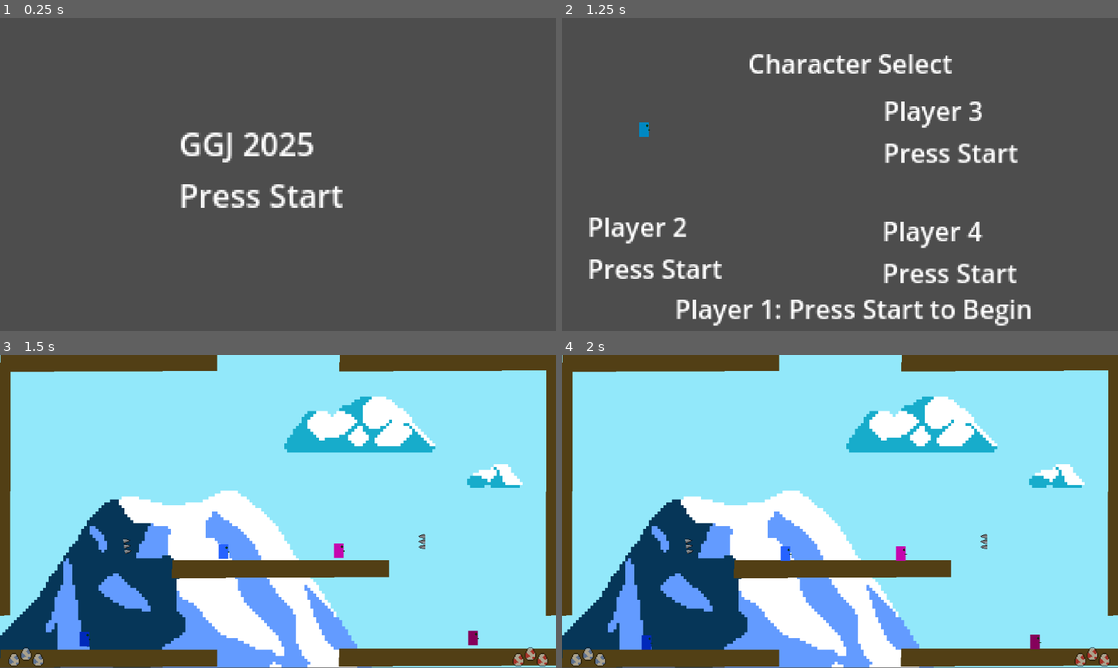
Above: before the commit, frames 1-4 (two rows, left to right).
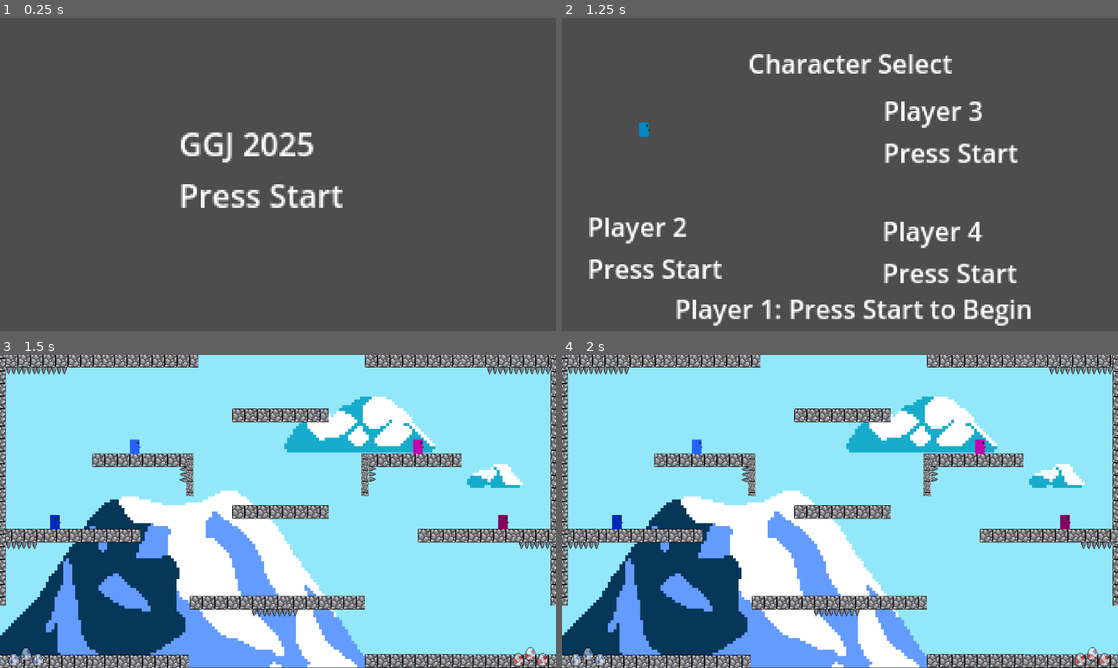
Above: after the commit, the same moments.

Repository: GomaGames/ggj-2025
Game: Godot game, scene res://Scenes/title.tscn
Same seed, same stepped clock (60 frames per second), same inputs: the game is played once before the commit and once after it.
Inputs:
- Up to frame 1 (0.25 s): no input
- Up to frame 2 (1.25 s): tap Enter (any_start) at 0.5, 0.6 s
- Up to frame 3 (1.5 s): tap Enter (any_start) at 1.25, 1.35 s
- Up to frame 4 (2 s): no input

Frames 1-2 are identical in both runs. In frame 3, 22% of the frame differs, in the area x 0-100%, y 0-100%; in frame 4, 22%.

Commit message:
Map 1
Built first version of map 1

Diff:
--- a/Maps/Map1.tscn
+++ b/Maps/Map1.tscn
@@ -6,14 +6,14 @@
 [ext_resource type="Texture2D" uid="uid://d1jopgd02ycop" path="res://Assets/Sprites/Map1.png" id="2_484jh"]
 [ext_resource type="PackedScene" uid="uid://bmmxsm1aa18a6" path="res://Sprites/UILifeSupply.tscn" id="3_gjw1o"]
 [ext_resource type="Texture2D" uid="uid://dt64653jx61h" path="res://Assets/Sprites/life_counter_b.png" id="4_0jpcu"]
-[ext_resource type="PackedScene" path="res://Sprites/UITeam1Victory.tscn" id="4_drhtd"]
+[ext_resource type="PackedScene" uid="uid://bbii5ncuy7hi3" path="res://Sprites/UITeam1Victory.tscn" id="4_drhtd"]
 [ext_resource type="Texture2D" uid="uid://ncqkehclmr1e" path="res://Assets/Sprites/life_counter_r.png" id="5_hxww0"]
-[ext_resource type="PackedScene" path="res://Sprites/UITeam2Victory.tscn" id="5_p4m3y"]
-
-[sub_resource type="PhysicsMaterial" id="PhysicsMaterial_yguc5"]
-
-[sub_resource type="RectangleShape2D" id="RectangleShape2D_w8gma"]
-size = Vector2(448, 33)
+[ext_resource type="PackedScene" uid="uid://djy0ouigy4p4e" path="res://Sprites/UITeam2Victory.tscn" id="5_p4m3y"]
+[ext_resource type="Texture2D" uid="uid://b8hiwgdb4hpii" path="res://Assets/Sprites/rock.png" id="9_tcwpg"]
+
+[sub_resource type="RectangleShape2D" id="RectangleShape2D_gsn2s"]
+resource_local_to_scene = true
+size = Vector2(18.7935, 19.3493)
 
 [node name="Map1" type="Node2D"]
 script = ExtResource("1_x7tma")
@@ -85,7 +85,7 @@
 [node name="Players" type="Node" parent="."]
 
 [node name="Player 1" parent="Players" node_paths=PackedStringArray("bubbles_container", "map_oneshot_anims_container", "player_spawn_points_container") instance=ExtResource("1_eil7l")]
-position = Vector2(463, 418)
+position = Vector2(279, 204)
 player_num = 1
 team_id = 1
 color = Color(0.150753, 0.385059, 1, 1)
@@ -94,7 +94,7 @@
 player_spawn_points_container = NodePath("../../PlayerSpawnPoints")
 
 [node name="Player 2" parent="Players" node_paths=PackedStringArray("bubbles_container", "map_oneshot_anims_container", "player_spawn_points_container") instance=ExtResource("1_eil7l")]
-position = Vector2(175, 599)
+position = Vector2(114, 360)
 player_num = 2
 team_id = 1
 color = Color(0.00360018, 0.163797, 0.733516, 1)
@@ -103,7 +103,7 @@
 player_spawn_points_container = NodePath("../../PlayerSpawnPoints")
 
 [node name="Player 3" parent="Players" node_paths=PackedStringArray("bubbles_container", "map_oneshot_anims_container", "player_spawn_points_container") instance=ExtResource("1_eil7l")]
-position = Vector2(702, 416)
+position = Vector2(866, 204)
 player_num = 3
 team_id = 2
 color = Color(0.774574, 0.0233723, 0.683236, 1)
@@ -112,7 +112,7 @@
 player_spawn_points_container = NodePath("../../PlayerSpawnPoints")
 
 [node name="Player 4" parent="Players" node_paths=PackedStringArray("bubbles_container", "map_oneshot_anims_container", "player_spawn_points_container") instance=ExtResource("1_eil7l")]
-position = Vector2(980, 597)
+position = Vector2(1042, 360)
 player_num = 4
 team_id = 2
 color = Color(0.524547, 0.00544727, 0.358245, 1)
@@ -124,91 +124,524 @@
 
 [node name="Platforms" type="Node2D" parent="." groups=["Platforms"]]
 
-[node name="StaticBody2D" type="StaticBody2D" parent="Platforms"]
-physics_material_override = SubResource("PhysicsMaterial_yguc5")
-
-[node name="CollisionShape2D" type="CollisionShape2D" parent="Platforms/StaticBody2D"]
-position = Vector2(225, 16.5)
-shape = SubResource("RectangleShape2D_w8gma")
-
-[node name="CollisionShape2D2" type="CollisionShape2D" parent="Platforms/StaticBody2D"]
-position = Vector2(928, 17)
-shape = SubResource("RectangleShape2D_w8gma")
-
-[node name="CollisionShape2D3" type="CollisionShape2D" parent="Platforms/StaticBody2D"]
-position = Vector2(581, 443)
-shape = SubResource("RectangleShape2D_w8gma")
-
-[node name="CollisionShape2D4" type="CollisionShape2D" parent="Platforms/StaticBody2D"]
-position = Vector2(928, 626)
-shape = SubResource("RectangleShape2D_w8gma")
-
-[node name="CollisionShape2D5" type="CollisionShape2D" parent="Platforms/StaticBody2D"]
-position = Vector2(225, 627)
-shape = SubResource("RectangleShape2D_w8gma")
-
-[node name="CollisionShape2D6" type="CollisionShape2D" parent="Platforms/StaticBody2D"]
-position = Vector2(4, 258)
-rotation = -1.56615
-shape = SubResource("RectangleShape2D_w8gma")
-
-[node name="CollisionShape2D7" type="CollisionShape2D" parent="Platforms/StaticBody2D"]
-position = Vector2(5, 315)
-rotation = -1.56615
-shape = SubResource("RectangleShape2D_w8gma")
-
-[node name="CollisionShape2D8" type="CollisionShape2D" parent="Platforms/StaticBody2D"]
-position = Vector2(1148, 243)
-rotation = -1.56615
-shape = SubResource("RectangleShape2D_w8gma")
-
-[node name="CollisionShape2D9" type="CollisionShape2D" parent="Platforms/StaticBody2D"]
-position = Vector2(1148, 315)
-rotation = -1.56615
-shape = SubResource("RectangleShape2D_w8gma")
-
-[node name="Polygon2D" type="Polygon2D" parent="Platforms/StaticBody2D"]
-color = Color(0.324165, 0.251997, 0.0847757, 1)
-polygon = PackedVector2Array(1, 610, 450, 610, 450, 645, 0, 647)
-
-[node name="Polygon2D4" type="Polygon2D" parent="Platforms/StaticBody2D"]
-position = Vector2(0, -612)
-color = Color(0.32549, 0.25098, 0.0862745, 1)
-polygon = PackedVector2Array(1, 610, 450, 610, 450, 645, 0, 647)
-
-[node name="Polygon2D2" type="Polygon2D" parent="Platforms/StaticBody2D"]
-position = Vector2(702, -2)
-color = Color(0.32549, 0.25098, 0.0862745, 1)
-polygon = PackedVector2Array(1, 610, 450, 610, 450, 645, 0, 647)
-
-[node name="Polygon2D7" type="Polygon2D" parent="Platforms/StaticBody2D"]
-position = Vector2(356, -185)
-color = Color(0.32549, 0.25098, 0.0862745, 1)
-polygon = PackedVector2Array(1, 610, 450, 610, 450, 645, 0, 647)
-
-[node name="Polygon2D3" type="Polygon2D" parent="Platforms/StaticBody2D"]
-position = Vector2(703, -613)
-color = Color(0.32549, 0.25098, 0.0862745, 1)
-polygon = PackedVector2Array(1, 610, 450, 610, 450, 645, 0, 647)
-
-[node name="Polygon2D5" type="Polygon2D" parent="Platforms/StaticBody2D"]
-position = Vector2(1640, 57)
-rotation = 1.57172
-color = Color(0.32549, 0.25098, 0.0862745, 1)
-polygon = PackedVector2Array(-29.5541, 485.027, 482.447, 485.557, 483.468, 508.556, -28.5329, 508.026)
-
-[node name="Polygon2D6" type="Polygon2D" parent="Platforms/StaticBody2D"]
-position = Vector2(507, 57)
-rotation = 1.57172
-color = Color(0.32549, 0.25098, 0.0862745, 1)
-polygon = PackedVector2Array(-29.5541, 485.027, 482.447, 485.557, 483.468, 508.556, -28.5329, 508.026)
+[node name="Platform1" type="StaticBody2D" parent="Platforms"]
+position = Vector2(86, 636)
+
+[node name="CollisionShape2D" type="CollisionShape2D" parent="Platforms/Platform1"]
+position = Vector2(12.5, -1)
+scale = Vector2(10.5888, 1.34372)
+shape = SubResource("RectangleShape2D_gsn2s")
+
+[node name="TextureRect" type="TextureRect" parent="Platforms/Platform1"]
+offset_left = -88.0
+offset_top = -15.0
+offset_right = 112.0
+offset_bottom = 13.0
+texture = ExtResource("9_tcwpg")
+stretch_mode = 1
+metadata/_edit_use_anchors_ = true
+
+[node name="Platform3" type="StaticBody2D" parent="Platforms"]
+position = Vector2(279, 636)
+
+[node name="CollisionShape2D" type="CollisionShape2D" parent="Platforms/Platform3"]
+position = Vector2(12.5, -1)
+scale = Vector2(10.5888, 1.34372)
+shape = SubResource("RectangleShape2D_gsn2s")
+
+[node name="TextureRect" type="TextureRect" parent="Platforms/Platform3"]
+offset_left = -88.0
+offset_top = -15.0
+offset_right = 112.0
+offset_bottom = 13.0
+texture = ExtResource("9_tcwpg")
+stretch_mode = 1
+metadata/_edit_use_anchors_ = true
+
+[node name="Platform4" type="StaticBody2D" parent="Platforms"]
+position = Vector2(644, 514)
+
+[node name="CollisionShape2D" type="CollisionShape2D" parent="Platforms/Platform4"]
+position = Vector2(12.5, -1)
+scale = Vector2(10.5888, 1.34372)
+shape = SubResource("RectangleShape2D_gsn2s")
+
+[node name="TextureRect" type="TextureRect" parent="Platforms/Platform4"]
+offset_left = -88.0
+offset_top = -15.0
+offset_right = 112.0
+offset_bottom = 13.0
+texture = ExtResource("9_tcwpg")
+stretch_mode = 1
+metadata/_edit_use_anchors_ = true
+
+[node name="Platform23" type="StaticBody2D" parent="Platforms"]
+position = Vector2(481, 514)
+
+[node name="CollisionShape2D" type="CollisionShape2D" parent="Platforms/Platform23"]
+position = Vector2(12.5, -1)
+scale = Vector2(10.5888, 1.34372)
+shape = SubResource("RectangleShape2D_gsn2s")
+
+[node name="TextureRect" type="TextureRect" parent="Platforms/Platform23"]
+offset_left = -88.0
+offset_top = -15.0
+offset_right = 112.0
+offset_bottom = 13.0
+texture = ExtResource("9_tcwpg")
+stretch_mode = 1
+metadata/_edit_use_anchors_ = true
+
+[node name="Platform5" type="StaticBody2D" parent="Platforms"]
+position = Vector2(844, 634)
+
+[node name="CollisionShape2D" type="CollisionShape2D" parent="Platforms/Platform5"]
+position = Vector2(12.5, -1)
+scale = Vector2(10.5888, 1.34372)
+shape = SubResource("RectangleShape2D_gsn2s")
+
+[node name="TextureRect" type="TextureRect" parent="Platforms/Platform5"]
+offset_left = -88.0
+offset_top = -15.0
+offset_right = 112.0
+offset_bottom = 13.0
+texture = ExtResource("9_tcwpg")
+stretch_mode = 1
+metadata/_edit_use_anchors_ = true
+
+[node name="Platform6" type="StaticBody2D" parent="Platforms"]
+position = Vector2(1042, 635)
+
+[node name="CollisionShape2D" type="CollisionShape2D" parent="Platforms/Platform6"]
+position = Vector2(12.5, -1)
+scale = Vector2(10.5888, 1.34372)
+shape = SubResource("RectangleShape2D_gsn2s")
+
+[node name="TextureRect" type="TextureRect" parent="Platforms/Platform6"]
+offset_left = -88.0
+offset_top = -15.0
+offset_right = 112.0
+offset_bottom = 13.0
+texture = ExtResource("9_tcwpg")
+stretch_mode = 1
+metadata/_edit_use_anchors_ = true
+
+[node name="Platform2" type="StaticBody2D" parent="Platforms"]
+position = Vector2(86, 375)
+
+[node name="CollisionShape2D" type="CollisionShape2D" parent="Platforms/Platform2"]
+position = Vector2(12.5, -1)
+scale = Vector2(10.5888, 1.34372)
+shape = SubResource("RectangleShape2D_gsn2s")
+
+[node name="TextureRect" type="TextureRect" parent="Platforms/Platform2"]
+offset_left = -88.0
+offset_top = -15.0
+offset_right = 112.0
+offset_bottom = 13.0
+texture = ExtResource("9_tcwpg")
+stretch_mode = 1
+metadata/_edit_use_anchors_ = true
+
+[node name="Platform9" type="StaticBody2D" parent="Platforms"]
+position = Vector2(179, 375)
+
+[node name="CollisionShape2D" type="CollisionShape2D" parent="Platforms/Platform9"]
+position = Vector2(12.5, -1)
+scale = Vector2(10.5888, 1.34372)
+shape = SubResource("RectangleShape2D_gsn2s")
+
+[node name="TextureRect" type="TextureRect" parent="Platforms/Platform9"]
+offset_left = -88.0
+offset_top = -15.0
+offset_right = 112.0
+offset_bottom = 13.0
+texture = ExtResource("9_tcwpg")
+stretch_mode = 1
+metadata/_edit_use_anchors_ = true
+
+[node name="Platform17" type="StaticBody2D" parent="Platforms"]
+position = Vector2(99, 13)
+
+[node name="CollisionShape2D" type="CollisionShape2D" parent="Platforms/Platform17"]
+position = Vector2(12.5, -1)
+scale = Vector2(10.5888, 1.34372)
+shape = SubResource("RectangleShape2D_gsn2s")
+
+[node name="TextureRect" type="TextureRect" parent="Platforms/Platform17"]
+offset_left = -88.0
+offset_top = -15.0
+offset_right = 112.0
+offset_bottom = 13.0
+texture = ExtResource("9_tcwpg")
+stretch_mode = 1
+metadata/_edit_use_anchors_ = true
+
+[node name="Platform18" type="StaticBody2D" parent="Platforms"]
+position = Vector2(299, 13)
+
+[node name="CollisionShape2D" type="CollisionShape2D" parent="Platforms/Platform18"]
+position = Vector2(12.5, -1)
+scale = Vector2(10.5888, 1.34372)
+shape = SubResource("RectangleShape2D_gsn2s")
+
+[node name="TextureRect" type="TextureRect" parent="Platforms/Platform18"]
+offset_left = -88.0
+offset_top = -15.0
+offset_right = 112.0
+offset_bottom = 13.0
+texture = ExtResource("9_tcwpg")
+stretch_mode = 1
+metadata/_edit_use_anchors_ = true
+
+[node name="Platform19" type="StaticBody2D" parent="Platforms"]
+position = Vector2(1042, 13)
+
+[node name="CollisionShape2D" type="CollisionShape2D" parent="Platforms/Platform19"]
+position = Vector2(12.5, -1)
+scale = Vector2(10.5888, 1.34372)
+shape = SubResource("RectangleShape2D_gsn2s")
+
+[node name="TextureRect" type="TextureRect" parent="Platforms/Platform19"]
+offset_left = -88.0
+offset_top = -15.0
+offset_right = 112.0
+offset_bottom = 13.0
+texture = ExtResource("9_tcwpg")
+stretch_mode = 1
+metadata/_edit_use_anchors_ = true
+
+[node name="Platform20" type="StaticBody2D" parent="Platforms"]
+position = Vector2(844, 13)
+
+[node name="CollisionShape2D" type="CollisionShape2D" parent="Platforms/Platform20"]
+position = Vector2(12.5, -1)
+scale = Vector2(10.5888, 1.34372)
+shape = SubResource("RectangleShape2D_gsn2s")
+
+[node name="TextureRect" type="TextureRect" parent="Platforms/Platform20"]
+offset_left = -88.0
+offset_top = -15.0
+offset_right = 112.0
+offset_bottom = 13.0
+texture = ExtResource("9_tcwpg")
+stretch_mode = 1
+metadata/_edit_use_anchors_ = true
+
+[node name="Platform21" type="StaticBody2D" parent="Platforms"]
+position = Vector2(844, 219)
+
+[node name="CollisionShape2D" type="CollisionShape2D" parent="Platforms/Platform21"]
+position = Vector2(12.5, -1)
+scale = Vector2(10.5888, 1.34372)
+shape = SubResource("RectangleShape2D_gsn2s")
+
+[node name="TextureRect" type="TextureRect" parent="Platforms/Platform21"]
+offset_left = -88.0
+offset_top = -15.0
+offset_right = 112.0
+offset_bottom = 13.0
+texture = ExtResource("9_tcwpg")
+stretch_mode = 1
+metadata/_edit_use_anchors_ = true
+
+[node name="Platform22" type="StaticBody2D" parent="Platforms"]
+position = Vector2(279, 219)
+
+[node name="CollisionShape2D" type="CollisionShape2D" parent="Platforms/Platform22"]
+position = Vector2(12.5, -1)
+scale = Vector2(10.5888, 1.34372)
+shape = SubResource("RectangleShape2D_gsn2s")
+
+[node name="TextureRect" type="TextureRect" parent="Platforms/Platform22"]
+offset_left = -88.0
+offset_top = -15.0
+offset_right = 112.0
+offset_bottom = 13.0
+texture = ExtResource("9_tcwpg")
+stretch_mode = 1
+metadata/_edit_use_anchors_ = true
+
+[node name="Platform10" type="StaticBody2D" parent="Platforms"]
+position = Vector2(569, 126)
+
+[node name="CollisionShape2D" type="CollisionShape2D" parent="Platforms/Platform10"]
+position = Vector2(12.5, -1)
+scale = Vector2(10.5888, 1.34372)
+shape = SubResource("RectangleShape2D_gsn2s")
+
+[node name="TextureRect" type="TextureRect" parent="Platforms/Platform10"]
+offset_left = -88.0
+offset_top = -15.0
+offset_right = 112.0
+offset_bottom = 13.0
+texture = ExtResource("9_tcwpg")
+stretch_mode = 1
+metadata/_edit_use_anchors_ = true
+
+[node name="Platform24" type="StaticBody2D" parent="Platforms"]
+position = Vector2(569, 326)
+
+[node name="CollisionShape2D" type="CollisionShape2D" parent="Platforms/Platform24"]
+position = Vector2(12.5, -1)
+scale = Vector2(10.5888, 1.34372)
+shape = SubResource("RectangleShape2D_gsn2s")
+
+[node name="TextureRect" type="TextureRect" parent="Platforms/Platform24"]
+offset_left = -88.0
+offset_top = -15.0
+offset_right = 112.0
+offset_bottom = 13.0
+texture = ExtResource("9_tcwpg")
+stretch_mode = 1
+metadata/_edit_use_anchors_ = true
+
+[node name="Platform11" type="StaticBody2D" parent="Platforms"]
+position = Vector2(-3, 407)
+rotation = 1.57079
+
+[node name="CollisionShape2D" type="CollisionShape2D" parent="Platforms/Platform11"]
+position = Vector2(12.5, -1)
+scale = Vector2(10.5888, 1.34372)
+shape = SubResource("RectangleShape2D_gsn2s")
+
+[node name="TextureRect" type="TextureRect" parent="Platforms/Platform11"]
+offset_left = -88.0
+offset_top = -15.0
+offset_right = 112.0
+offset_bottom = 13.0
+texture = ExtResource("9_tcwpg")
+stretch_mode = 1
+metadata/_edit_use_anchors_ = true
+
+[node name="Platform12" type="StaticBody2D" parent="Platforms"]
+position = Vector2(1154, 407)
+rotation = 1.57079
+
+[node name="CollisionShape2D" type="CollisionShape2D" parent="Platforms/Platform12"]
+position = Vector2(12.5, -1)
+scale = Vector2(10.5888, 1.34372)
+shape = SubResource("RectangleShape2D_gsn2s")
+
+[node name="TextureRect" type="TextureRect" parent="Platforms/Platform12"]
+offset_left = -88.0
+offset_top = -15.0
+offset_right = 112.0
+offset_bottom = 13.0
+texture = ExtResource("9_tcwpg")
+stretch_mode = 1
+metadata/_edit_use_anchors_ = true
+
+[node name="Platform13" type="StaticBody2D" parent="Platforms"]
+position = Vector2(1154, 207)
+rotation = 1.57079
+
+[node name="CollisionShape2D" type="CollisionShape2D" parent="Platforms/Platform13"]
+position = Vector2(12.5, -1)
+scale = Vector2(10.5888, 1.34372)
+shape = SubResource("RectangleShape2D_gsn2s")
+
+[node name="TextureRect" type="TextureRect" parent="Platforms/Platform13"]
+offset_left = -88.0
+offset_top = -15.0
+offset_right = 112.0
+offset_bottom = 13.0
+texture = ExtResource("9_tcwpg")
+stretch_mode = 1
+metadata/_edit_use_anchors_ = true
+
+[node name="Platform14" type="StaticBody2D" parent="Platforms"]
+position = Vector2(1154, 18)
+rotation = 1.57079
+
+[node name="CollisionShape2D" type="CollisionShape2D" parent="Platforms/Platform14"]
+position = Vector2(12.5, -1)
+scale = Vector2(10.5888, 1.34372)
+shape = SubResource("RectangleShape2D_gsn2s")
+
+[node name="TextureRect" type="TextureRect" parent="Platforms/Platform14"]
+offset_left = -88.0
+offset_top = -15.0
+offset_right = 112.0
+offset_bottom = 13.0
+texture = ExtResource("9_tcwpg")
+stretch_mode = 1
+metadata/_edit_use_anchors_ = true
+
+[node name="Platform15" type="StaticBody2D" parent="Platforms"]
+position = Vector2(-3, 209)
+rotation = 1.57079
+
+[node name="CollisionShape2D" type="CollisionShape2D" parent="Platforms/Platform15"]
+position = Vector2(12.5, -1)
+scale = Vector2(10.5888, 1.34372)
+shape = SubResource("RectangleShape2D_gsn2s")
+
+[node name="TextureRect" type="TextureRect" parent="Platforms/Platform15"]
+offset_left = -88.0
+offset_top = -15.0
+offset_right = 112.0
+offset_bottom = 13.0
+texture = ExtResource("9_tcwpg")
+stretch_mode = 1
+metadata/_edit_use_anchors_ = true
+
+[node name="Platform16" type="StaticBody2D" parent="Platforms"]
+position = Vector2(-3, 17)
+rotation = 1.57079
+
+[node name="CollisionShape2D" type="CollisionShape2D" parent="Platforms/Platform16"]
+position = Vector2(12.5, -1)
+scale = Vector2(10.5888, 1.34372)
+shape = SubResource("RectangleShape2D_gsn2s")
+
+[node name="TextureRect" type="TextureRect" parent="Platforms/Platform16"]
+offset_left = -88.0
+offset_top = -15.0
+offset_right = 112.0
+offset_bottom = 13.0
+texture = ExtResource("9_tcwpg")
+stretch_mode = 1
+metadata/_edit_use_anchors_ = true
+
+[node name="Platform25" type="StaticBody2D" parent="Platforms"]
+position = Vector2(393, 243)
+rotation = 1.57079
+scale = Vector2(0.440546, 0.546291)
+
+[node name="CollisionShape2D" type="CollisionShape2D" parent="Platforms/Platform25"]
+position = Vector2(12.5, -1)
+scale = Vector2(10.5888, 1.34372)
+shape = SubResource("RectangleShape2D_gsn2s")
+
+[node name="TextureRect" type="TextureRect" parent="Platforms/Platform25"]
+offset_left = -88.0
+offset_top = -15.0
+offset_right = 112.0
+offset_bottom = 13.0
+texture = ExtResource("9_tcwpg")
+stretch_mode = 1
+metadata/_edit_use_anchors_ = true
+
+[node name="Platform26" type="StaticBody2D" parent="Platforms"]
+position = Vector2(756, 243)
+rotation = 1.57079
+scale = Vector2(0.440546, 0.546291)
+
+[node name="CollisionShape2D" type="CollisionShape2D" parent="Platforms/Platform26"]
+position = Vector2(12.5, -1)
+scale = Vector2(10.5888, 1.34372)
+shape = SubResource("RectangleShape2D_gsn2s")
+
+[node name="TextureRect" type="TextureRect" parent="Platforms/Platform26"]
+offset_left = -88.0
+offset_top = -15.0
+offset_right = 112.0
+offset_bottom = 13.0
+texture = ExtResource("9_tcwpg")
+stretch_mode = 1
+metadata/_edit_use_anchors_ = true
+
+[node name="Platform7" type="StaticBody2D" parent="Platforms"]
+position = Vector2(1042, 375)
+
+[node name="CollisionShape2D" type="CollisionShape2D" parent="Platforms/Platform7"]
+position = Vector2(12.5, -1)
+scale = Vector2(10.5888, 1.34372)
+shape = SubResource("RectangleShape2D_gsn2s")
+
+[node name="TextureRect" type="TextureRect" parent="Platforms/Platform7"]
+offset_left = -88.0
+offset_top = -15.0
+offset_right = 112.0
+offset_bottom = 13.0
+texture = ExtResource("9_tcwpg")
+stretch_mode = 1
+metadata/_edit_use_anchors_ = true
+
+[node name="Platform8" type="StaticBody2D" parent="Platforms"]
+position = Vector2(954, 375)
+
+[node name="CollisionShape2D" type="CollisionShape2D" parent="Platforms/Platform8"]
+position = Vector2(12.5, -1)
+scale = Vector2(10.5888, 1.34372)
+shape = SubResource("RectangleShape2D_gsn2s")
+
+[node name="TextureRect" type="TextureRect" parent="Platforms/Platform8"]
+offset_left = -88.0
+offset_top = -15.0
+offset_right = 112.0
+offset_bottom = 13.0
+texture = ExtResource("9_tcwpg")
+stretch_mode = 1
+metadata/_edit_use_anchors_ = true
 
 [node name="Hazards" type="Node" parent="."]
 
+[node name="Spike" parent="Hazards" instance=ExtResource("2_2hbjn")]
+position = Vector2(569, 527)
+rotation = -3.14159
+
 [node name="Spike2" parent="Hazards" instance=ExtResource("2_2hbjn")]
-position = Vector2(881, 387)
-rotation = -1.60407
-
-[node name="Spike" parent="Hazards" instance=ExtResource("2_2hbjn")]
-position = Vector2(257, 396)
-rotation = 1.43921
+position = Vector2(601, 527)
+rotation = -3.14159
+
+[node name="Spike3" parent="Hazards" instance=ExtResource("2_2hbjn")]
+position = Vector2(538, 527)
+rotation = -3.14159
+
+[node name="Spike4" parent="Hazards" instance=ExtResource("2_2hbjn")]
+position = Vector2(29, 388)
+rotation = -3.14159
+
+[node name="Spike5" parent="Hazards" instance=ExtResource("2_2hbjn")]
+position = Vector2(61, 388)
+rotation = -3.14159
+
+[node name="Spike6" parent="Hazards" instance=ExtResource("2_2hbjn")]
+position = Vector2(1124, 388)
+rotation = -3.14159
+
+[node name="Spike8" parent="Hazards" instance=ExtResource("2_2hbjn")]
+position = Vector2(1125, 26)
+rotation = -3.14159
+
+[node name="Spike12" parent="Hazards" instance=ExtResource("2_2hbjn")]
+position = Vector2(1092, 26)
+rotation = -3.14159
+
+[node name="Spike13" parent="Hazards" instance=ExtResource("2_2hbjn")]
+position = Vector2(1059, 26)
+rotation = -3.14159
+
+[node name="Spike14" parent="Hazards" instance=ExtResource("2_2hbjn")]
+position = Vector2(1026, 26)
+rotation = -3.14159
+
+[node name="Spike9" parent="Hazards" instance=ExtResource("2_2hbjn")]
+position = Vector2(29, 26)
+rotation = -3.14159
+
+[node name="Spike15" parent="Hazards" instance=ExtResource("2_2hbjn")]
+position = Vector2(61, 26)
+rotation = -3.14159
+
+[node name="Spike16" parent="Hazards" instance=ExtResource("2_2hbjn")]
+position = Vector2(91, 26)
+rotation = -3.14159
+
+[node name="Spike17" parent="Hazards" instance=ExtResource("2_2hbjn")]
+position = Vector2(123, 26)
+rotation = -3.14159
+
+[node name="Spike10" parent="Hazards" instance=ExtResource("2_2hbjn")]
+position = Vector2(386, 248)
+rotation = -1.57079
+
+[node name="Spike11" parent="Hazards" instance=ExtResource("2_2hbjn")]
+position = Vector2(765, 246)
+rotation = -4.71238
+
+[node name="Spike7" parent="Hazards" instance=ExtResource("2_2hbjn")]
+position = Vector2(1092, 388)
+rotation = -3.14159
